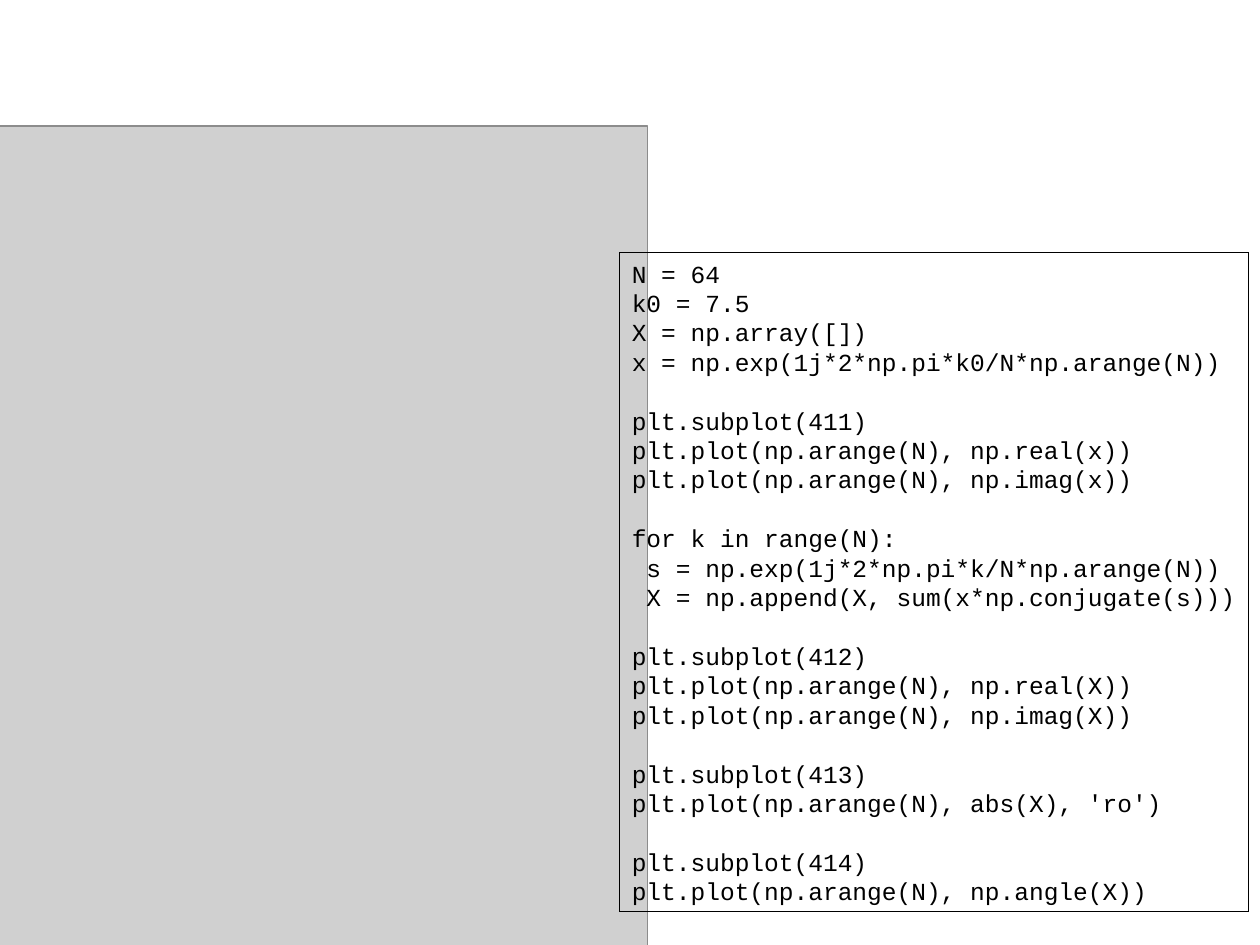
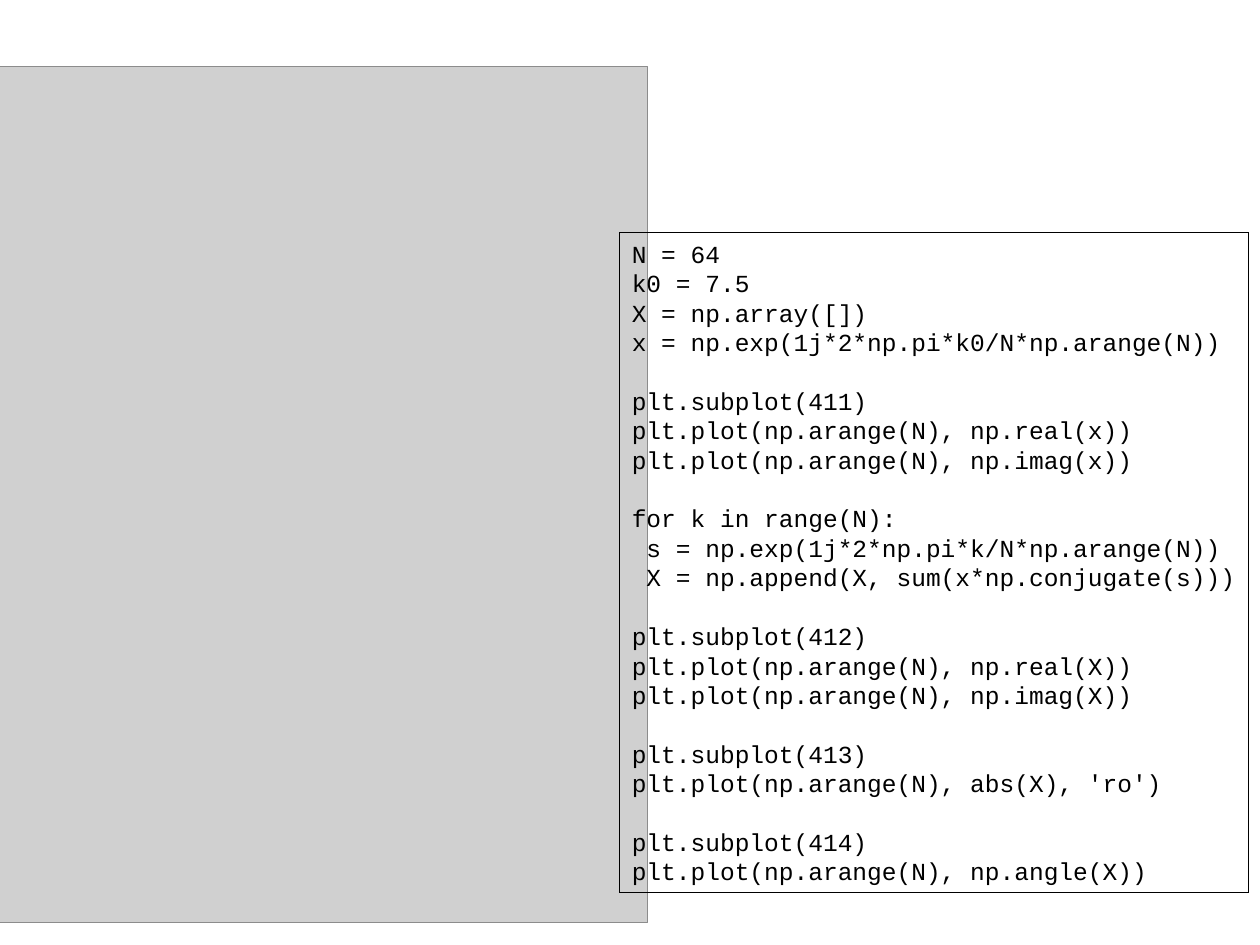
Before and after one commit to MTG/sms-tools, a slide deck: slide 13 of teaching-material/lectures/2-DFT/2-DFT.odp. Drawn at 1260x945 pixels with LibreOffice and Linux fonts; fonts in the diff are those of the drawing; grey boxes stand for pictures. Boxes give left, top, right and bottom in pixels: in the first picture for what was removed or moved away, otherwise in the second. Text is boxed around its words. In the diff, an @@ line names an element or a change of style, - is before the commit and + after.

```diff
--- a/teaching-material/lectures/2-DFT/2-DFT.odp
+++ b/teaching-material/lectures/2-DFT/2-DFT.odp
@@ picture: place and size @@
-picture at bbox=[0, 126, 648, 945]
+picture at bbox=[0, 67, 648, 924]
@@ rectangle "N = 64": place and size @@
-rectangle "N = 64" at bbox=[620, 252, 1249, 912]
+rectangle "N = 64" at bbox=[620, 233, 1249, 893]
```
Also in this commit, not shown: 4 other slides changed, 1 other file.
